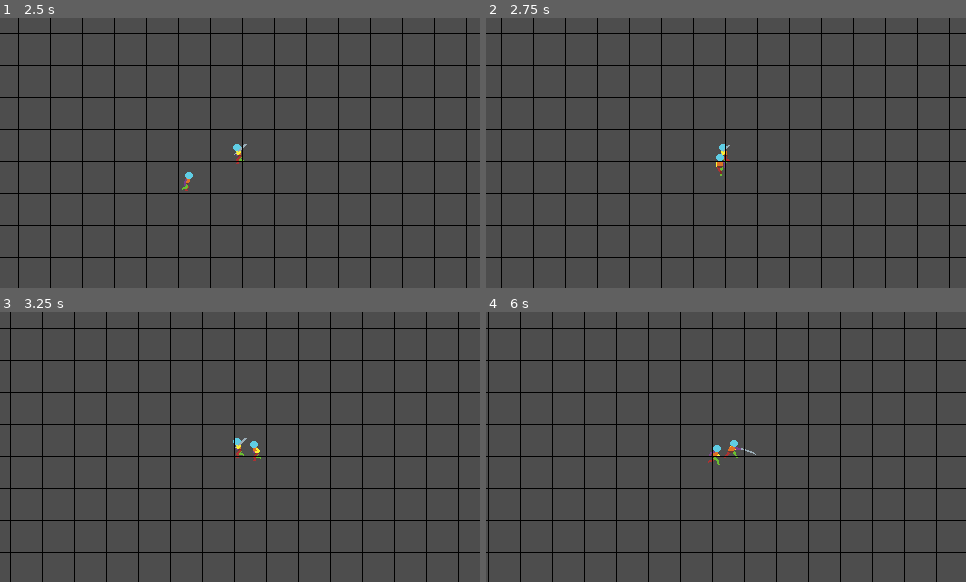
Above: before the commit, frames 1-4 (two rows, left to right).
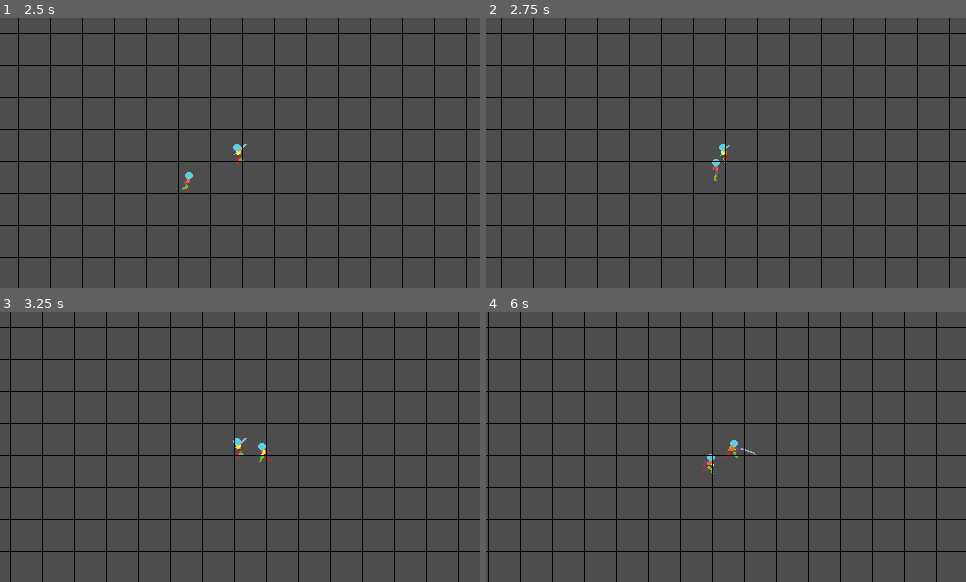
Above: after the commit, the same moments.

Repository: snowfrogdev/game-off-2024
Game: Godot game, scene res://main.tscn
Same seed, same stepped clock (60 frames per second), same inputs: the game is played once before the commit and once after it.
Inputs (mouse positions are in pixels of both pictures, inside the frame that each line leads up to):
- Up to frame 1 (2.5 s): move the mouse to (216, 207) at 0.52 s; hold W (Move Up) 0.53-2.03 s; click (216, 207) at 0.6 s; move the mouse to (384, 193) at 1.27 s; click (384, 193) at 1.35 s; move the mouse to (96, 112) at 2.02 s; hold A (Move Left) from 2.03 s (still down); click (96, 112) at 2.1 s
- Up to frame 2 (2.75 s): keep holding A (Move Left)
- Up to frame 3 (3.25 s): keep holding A (Move Left); move the mouse to (264, 447) at 2.77 s; click (264, 447) at 2.85 s
- Up to frame 4 (6 s): move the mouse to (654, 379) at 3.52 s; release A (Move Left) at 3.53 s; hold S (Move Down) 3.53-4.28 s; click (654, 379) at 3.6 s; move the mouse to (831, 433) at 4.27 s; hold D (Move Right) 4.28-5.03 s; click (831, 433) at 4.35 s; move the mouse to (630, 460) at 5.02 s; hold W (Move Up) 5.03-5.78 s; click (630, 460) at 5.1 s; move the mouse to (774, 387) at 5.77 s; hold D (Move Right) from 5.78 s (still down); click (774, 387) at 5.85 s

Frame 1 is identical in both runs. In frame 2, 0.1% of the frame differs, in the area x 47-50%, y 50-61%; in frame 3, 5.9%, in the area x 0-100%, y 5-90%; in frame 4, 5.9%.

Commit message:
Add attack radius and implement attack behavior for enemy character

Diff:
--- a/enemy.gd
+++ b/enemy.gd
@@ -3,12 +3,16 @@
 @export var SPEED = 6000.0
 @export var player: Node2D
 @export var chase_radius = 250.0 # Add chase radius
+@export var attack_radius = 25.0 # Add attack radius
 
 var last_direction = Vector2.DOWN # Track the last direction
 
 func _process(delta: float) -> void:
     if player and is_player_within_radius():
-        move_towards_player(delta)
+        if is_player_within_attack_radius():
+            perform_attack()
+        else:
+            move_towards_player(delta)
     else:
         velocity = Vector2.ZERO # Reset velocity when not chasing player
     play_animation()
@@ -16,12 +20,19 @@
 func is_player_within_radius() -> bool:
     return global_position.distance_to(player.global_position) <= chase_radius
 
+func is_player_within_attack_radius() -> bool:
+    return global_position.distance_to(player.global_position) <= attack_radius
+
 func move_towards_player(delta: float) -> void:
     var direction = (player.global_position - global_position).normalized()
     velocity = direction * SPEED * delta
     move_and_slide()
     if direction != Vector2.ZERO:
         last_direction = direction
+
+func perform_attack() -> void:
+    velocity = Vector2.ZERO # Stop moving when attacking
+    play_attack_animation()
 
 func play_animation() -> void:
     if velocity.length() > 0:
@@ -46,3 +57,15 @@
                 $AnimatedSprite2D.play("idle-down")
             else:
                 $AnimatedSprite2D.play("idle-up")
+
+func play_attack_animation() -> void:
+    if abs(last_direction.x) > abs(last_direction.y):
+        if last_direction.x > 0:
+            $AnimatedSprite2D.play("attack-right")
+        else:
+            $AnimatedSprite2D.play("attack-left")
+    else:
+        if last_direction.y > 0:
+            $AnimatedSprite2D.play("attack-down")
+        else:
+            $AnimatedSprite2D.play("attack-up")
--- a/enemy.tscn
+++ b/enemy.tscn
@@ -204,6 +204,26 @@
 
 [sub_resource type="SpriteFrames" id="SpriteFrames_ch2wp"]
 animations = [{
+"frames": [],
+"loop": true,
+"name": &"attack-down",
+"speed": 12.0
+}, {
+"frames": [],
+"loop": true,
+"name": &"attack-left",
+"speed": 12.0
+}, {
+"frames": [],
+"loop": true,
+"name": &"attack-right",
+"speed": 12.0
+}, {
+"frames": [],
+"loop": true,
+"name": &"attack-up",
+"speed": 12.0
+}, {
 "frames": [{
 "duration": 1.0,
 "texture": SubResource("AtlasTexture_vgxlu")
@@ -398,7 +418,7 @@
 
 [node name="AnimatedSprite2D" type="AnimatedSprite2D" parent="."]
 sprite_frames = SubResource("SpriteFrames_ch2wp")
-animation = &"run-up"
+animation = &"attack-down"
 
 [node name="CollisionShape2D" type="CollisionShape2D" parent="."]
 position = Vector2(0, 8.25)
